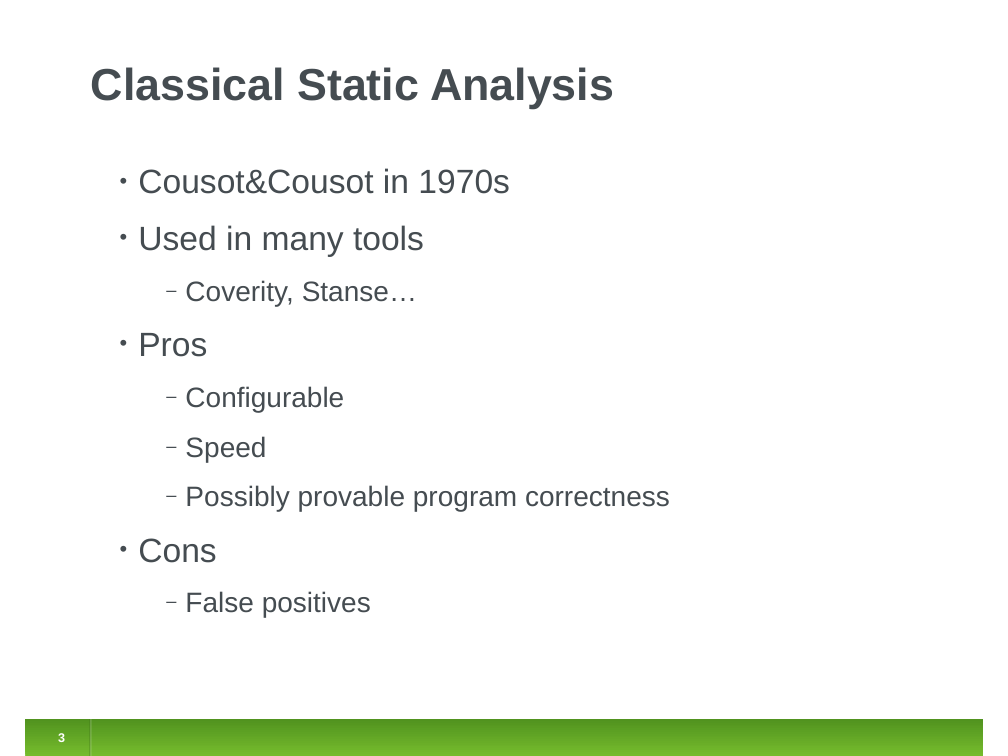
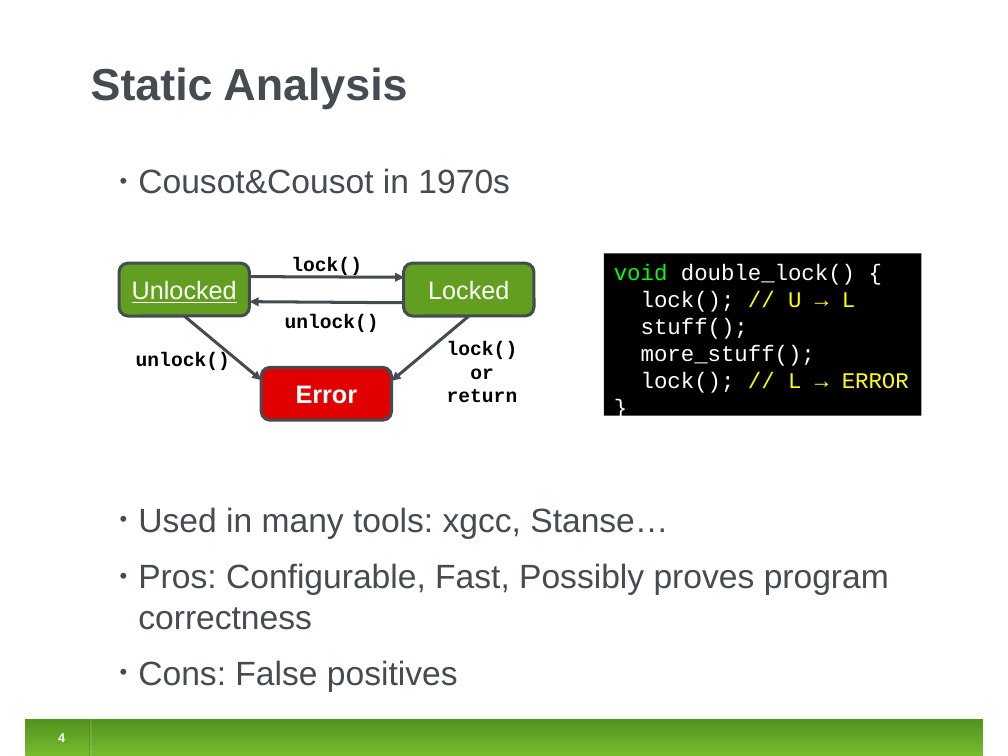
Before and after one commit to jirislaby/writings, a slide deck: slide 4 of presentations/fmics2012.odp (slide 3 before the commit). Drawn at 1008x756 pixels with LibreOffice and Linux fonts; fonts in the diff are those of the drawing. Boxes give left, top, right and bottom in pixels: in the first picture for what was removed or moved away, otherwise in the second. Text is boxed around its words. In the diff, an @@ line names an element or a change of style, - is before the commit and + after.

```diff
--- a/presentations/fmics2012.odp
+++ b/presentations/fmics2012.odp
@@ title at box(91, 67, 407, 109): text changed @@
-Classical Static Analysis
+Static Analysis
@@ rectangle added at box(604, 253, 921, 415), fill #000000, 16 pt, text #FFFFFF @@
+void double_lock() {
+lock(); // U → L
+stuff();
+more_stuff();
+lock(); // L → ERROR
+}
@@ group added at box(119, 257, 533, 419): 4 arrows, 4 texts, 3 rounded rectangles @@
+Unlocked
+Locked
+Error
+lock()
+unlock()
+unlock()
+lock()
+or
+return
@@ text at box(138, 507, 889, 692): text changed; size 20 to 24 pt @@
-• Used in many tools
-  ‒ Coverity, Stanse…
-• Pros
-  ‒ Configurable
-  ‒ Speed
-  ‒ Possibly provable program correctness
-• Cons
-  ‒ False positives
+• Used in many tools: xgcc, Stanse…
+• Pros: Configurable, Fast, Possibly proves program correctness
+• Cons: False positives
@@ page number at box(58, 733, 65, 742): text changed @@
-3
+4
```
Also in this commit, not shown: 8 other slides changed, 8 slides added, 10 slides removed.
